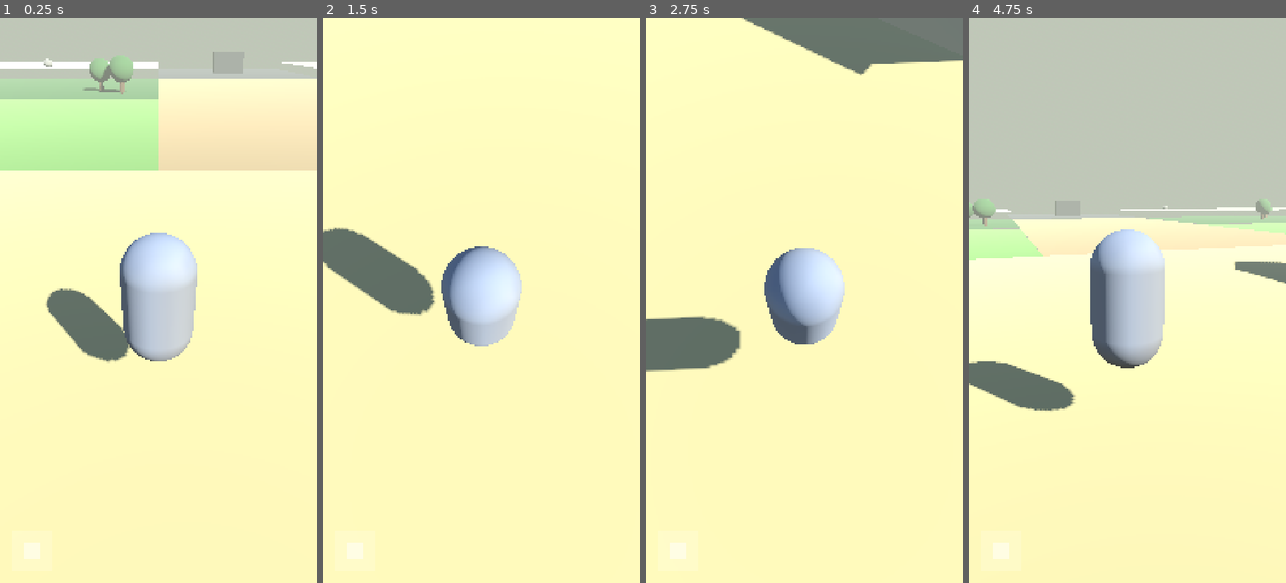
Above: before the commit, frames 1-4 (left to right).
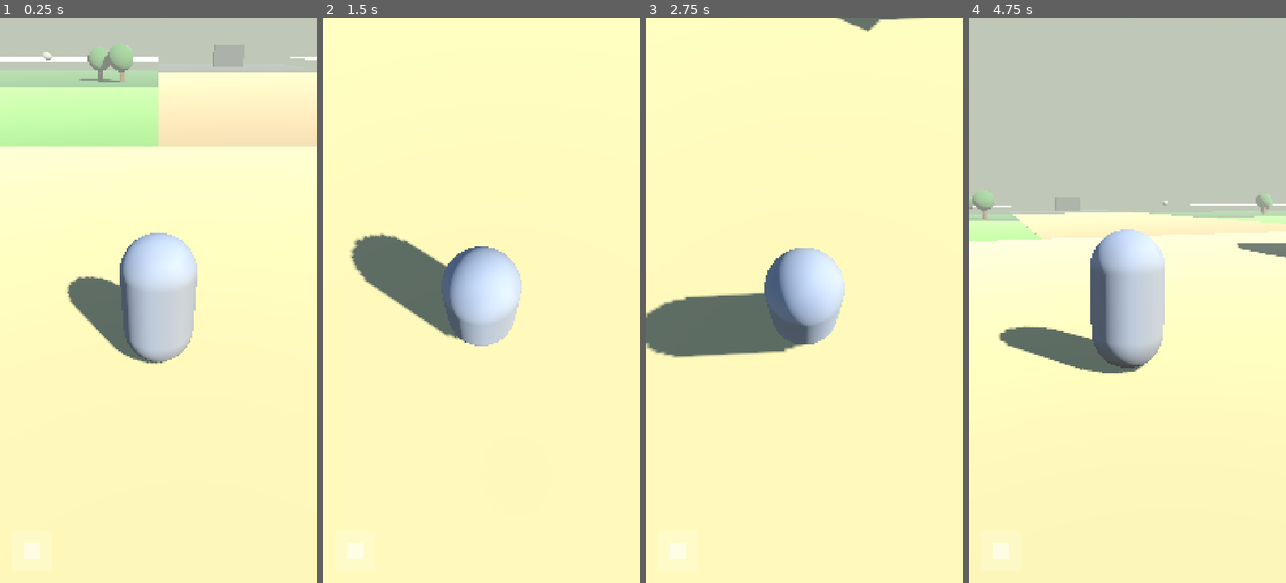
Above: after the commit, the same moments.

Repository: smh8627-jpg/swbins
Game: Godot game, scene res://games/saga_go/world/TestVillage.tscn
The game is run twice, just before and just after one commit, with the same random seed, the same clock (stepped at 60 frames per second) and the same inputs.
Inputs (mouse positions are in pixels of both pictures, inside the frame that each line leads up to):
- Up to frame 1 (0.25 s): no input
- Up to frame 2 (1.5 s): tap Enter at 0.5 s; drag from (354, 549) to (513, 176) at 0.52 s; drag from (418, 328) to (465, 413) at 1.27 s
- Up to frame 3 (2.75 s): tap Space at 2 s; move the mouse to (836, 176) at 2.02 s; hold D (move_right) from 2.03 s (still down); hold Shift (run) from 2.03 s (still down)
- Up to frame 4 (4.75 s): release D (move_right) at 2.75 s; release Shift (run) at 2.75 s; drag from (1111, 413) to (1032, 215) at 2.77 s; tap Enter at 3.5 s; move the mouse to (1222, 385) at 3.52 s; hold A (move_left) 3.53-4.25 s; hold Shift (run) 3.53-4.25 s; drag from (1032, 215) to (1079, 159) at 4.27 s

The runs differ from the first frame. In frame 1, 9.5% of the frame differs, in the area x 0-100%, y 4-62%; in frame 2, 2.6%; in frame 3, 7.5%; in frame 4, 7.9%.

Commit message:
saga-godot — 타일별 충돌 + 건물 벽 (에디터 실기 확인 피드백 반영)
에디터로 직접 열어본 사용자가 "물체가 떠있고 집은 벽이 아니고"라고
지적한 것을 고쳤다:

- terrain_builder.gd: 평평한 박스 하나였던 충돌을 타일마다 만들도록
  바꿨다. 산·강(walkable=false)은 지나갈 수 없는 벽(높이 6)으로, 다리는
  널판 높이에서, 나머지는 제 타일 높이에서 딛는다. 다리 높이는
  BRIDGE_CLEARANCE 상수로 landmarks_builder.gd와 값을 공유한다.
- landmarks_builder.gd: 마을집·굴 입구에 StaticBody3D 벽을 실제로
  붙였다(전엔 그림만 있고 뚫고 지나갔다).
- TestVillage.tscn의 옛 평평한 Ground 노드는 지웠다.

project.godot은 에디터가 프로젝트를 열면서 자체적으로 정리해 다시 쓴
것(주석 문구·키 순서만 바뀜, 중복 렌더러 키 하나 정리)을 그대로 반영.

headless import/quit 세 번 다 exit 0, 에러·경고 없음. 실제로 산이
막히는지·집에 부딪히는지는 다시 에디터로 확인 필요.

Diff:
--- a/saga-godot/games/saga_go/world/TestVillage.tscn
+++ b/saga-godot/games/saga_go/world/TestVillage.tscn
@@ -1,13 +1,10 @@
-[gd_scene load_steps=9 format=3]
+[gd_scene load_steps=8 format=3]
 
 [ext_resource type="Script" path="res://games/saga_go/world/terrain_builder.gd" id="1"]
 [ext_resource type="Script" path="res://games/saga_go/world/landmarks_builder.gd" id="2"]
 [ext_resource type="Script" path="res://games/saga_go/world/vegetation_builder.gd" id="3"]
 [ext_resource type="PackedScene" path="res://games/saga_go/player/Player.tscn" id="4"]
 [ext_resource type="PackedScene" path="res://games/saga_go/ui/MobileHUD.tscn" id="5"]
-
-[sub_resource type="BoxShape3D" id="GroundShape1"]
-size = Vector3(360, 4, 360)
 
 [sub_resource type="ProceduralSkyMaterial" id="SkyMat1"]
 sky_top_color = Color(0.38, 0.55, 0.82, 1)
@@ -46,15 +43,6 @@
 [node name="Vegetation" type="Node3D" parent="."]
 script = ExtResource("3")
 
-[node name="Ground" type="StaticBody3D" parent="."]
-## 평평한 충돌 바닥 한 장 — 시각적 높낮이(산 +2.5 · 강 -1.0)와 정확히 맞진
-## 않는다(알려진 한계, PROJECT_STATE.md 참고). 마을·길·들 정도의 미세한
-## 단차(0~0.2)만 있는 지역이라 지금은 이걸로 충분하다.
-transform = Transform3D(1, 0, 0, 0, 1, 0, 0, 0, 1, 0, -1.9, 0)
-
-[node name="CollisionShape3D" type="CollisionShape3D" parent="Ground"]
-shape = SubResource("GroundShape1")
-
 [node name="ReviewCamera" type="Camera3D" parent="."]
 transform = Transform3D(1, 0, 0, 0, 0.4226, 0.9063, 0, -0.9063, 0.4226, 0, 300, 140)
 current = false
--- a/saga-godot/games/saga_go/world/landmarks_builder.gd
+++ b/saga-godot/games/saga_go/world/landmarks_builder.gd
@@ -23,12 +23,26 @@
 	mi.material_override = mat
 	return mi
 
+## 그림만 있고 부딪히지 않던 것 — 건물마다 이걸로 실제 벽을 붙인다.
+func _solid(size: Vector3, local_pos: Vector3, parent: Node3D) -> void:
+	var body := StaticBody3D.new()
+	body.name = "Collision"
+	body.position = local_pos
+	var cs := CollisionShape3D.new()
+	var box := BoxShape3D.new()
+	box.size = size
+	cs.shape = box
+	body.add_child(cs)
+	parent.add_child(body)
+
 func _add_cave() -> void:
 	var ground: float = TerrainBuilder.LEGEND["C"].height
-	var cave := _box(Vector3(10, 6, 4), Color(0.12, 0.12, 0.14))
+	var size := Vector3(10, 6, 4)
+	var cave := _box(size, Color(0.12, 0.12, 0.14))
 	cave.name = "CaveEntrance"
 	cave.position = TestMap.world_pos(3, 0) + Vector3(0, ground + 3, 0)
 	add_child(cave)
+	_solid(size, cave.position, self)
 
 func _add_village() -> void:
 	var ground: float = TerrainBuilder.LEGEND["H"].height
@@ -38,9 +52,11 @@
 		house.position = TestMap.world_pos(gx, 3) + Vector3(0, ground, 0)
 		add_child(house)
 
-		var body := _box(Vector3(10, 4, 10), Color(0.85, 0.78, 0.6))
+		var body_size := Vector3(10, 4, 10)
+		var body := _box(body_size, Color(0.85, 0.78, 0.6))
 		body.position = Vector3(0, 2, 0)
 		house.add_child(body)
+		_solid(body_size, body.position, house)
 
 		var roof := MeshInstance3D.new()
 		var roof_mesh := PrismMesh.new()
@@ -74,8 +90,10 @@
 func _add_bridge() -> void:
 	## 다리 밑은 강바닥(height -1.0)이고 그 위에 수면(-0.45)이 떠 있다
 	## (terrain_builder.gd _build_water 참고) — 널판은 수면보다 확실히 위에 놓는다.
+	## 충돌은 terrain_builder.gd의 "B" 타일이 이미 같은 높이(BRIDGE_CLEARANCE)에
+	## 놓아 두므로 여기서 따로 만들지 않는다 — 두 파일이 각자 만들면 겹친다.
 	var bed: float = TerrainBuilder.LEGEND["B"].height
 	var plank := _box(Vector3(6, 0.6, 44), Color(0.42, 0.3, 0.18))
 	plank.name = "Bridge"
-	plank.position = TestMap.world_pos(3, 5) + Vector3(0, bed + 2.0, 0)
+	plank.position = TestMap.world_pos(3, 5) + Vector3(0, bed + TerrainBuilder.BRIDGE_CLEARANCE, 0)
 	add_child(plank)
--- a/saga-godot/games/saga_go/world/terrain_builder.gd
+++ b/saga-godot/games/saga_go/world/terrain_builder.gd
@@ -24,9 +24,17 @@
 
 const WATER_HEIGHT_ABOVE_BED := 0.55
 
+## 다리 널판이 강바닥 위로 뜨는 높이. landmarks_builder.gd의 다리도
+## 이 상수를 그대로 가져다 쓴다 — 두 파일이 각자 값을 정하면 어긋난다.
+const BRIDGE_CLEARANCE := 2.0
+
+## 산·강을 막는 벽의 높이(둘 다 walkable=false — 다리로만 강을 건넌다).
+const BLOCK_HEIGHT := 6.0
+
 func _ready() -> void:
 	_build()
 	_build_water()
+	_build_collision()
 
 func _build() -> void:
 	var rows := TestMap.ROWS
@@ -109,3 +117,39 @@
 
 	for i in positions.size():
 		mm.set_instance_transform(i, Transform3D(Basis(), positions[i]))
+
+## 타일마다 실제 충돌체를 놓는다 — 하나짜리 평평한 바닥 대신, 산·강은 막힌
+## 벽으로, 다리는 널판 높이에서, 나머지는 제 타일 높이에서 딛는다.
+## (전에는 완전 평면 바닥 하나뿐이라 산이 허공에 뜬 것처럼 보였다.)
+func _build_collision() -> void:
+	var rows := TestMap.ROWS
+	var body := StaticBody3D.new()
+	body.name = "TerrainCollision"
+	add_child(body)
+
+	for y in rows.size():
+		var row: String = rows[y]
+		for x in row.length():
+			var ch: String = row[x]
+			if not LEGEND.has(ch):
+				continue
+			var info: Dictionary = LEGEND[ch]
+			var pos := TestMap.world_pos(x, y)
+			var cs := CollisionShape3D.new()
+			var box := BoxShape3D.new()
+
+			if ch == "^" or ch == "~":
+				box.size = Vector3(TestMap.TILE_SIZE, BLOCK_HEIGHT, TestMap.TILE_SIZE)
+				cs.shape = box
+				cs.position = pos + Vector3(0, info.height, 0)
+			elif ch == "B":
+				var bridge_top: float = info.height + BRIDGE_CLEARANCE
+				box.size = Vector3(TestMap.TILE_SIZE, 0.6, TestMap.TILE_SIZE)
+				cs.shape = box
+				cs.position = pos + Vector3(0, bridge_top, 0)
+			else:
+				box.size = Vector3(TestMap.TILE_SIZE, 1.0, TestMap.TILE_SIZE)
+				cs.shape = box
+				cs.position = pos + Vector3(0, info.height - 0.5, 0)
+
+			body.add_child(cs)
--- a/saga-godot/project.godot
+++ b/saga-godot/project.godot
@@ -1,7 +1,8 @@
 ; Engine configuration file.
-; 이 파일의 setting is generally identical to hand what a Godot editor's Project Settings dialog would write.
+; It's best edited using the editor UI and not directly,
+; since the parameters that go here are not all obvious.
 ;
-; format:
+; Format:
 ;   [section] ; section goes between []
 ;   param=value ; assign values to parameters
 
@@ -10,16 +11,16 @@
 [application]
 
 config/name="SAGA"
+run/main_scene="res://games/saga_go/world/TestVillage.tscn"
 config/features=PackedStringArray("4.7", "Mobile")
-run/main_scene="res://games/saga_go/world/TestVillage.tscn"
 
 [display]
 
 window/size/viewport_width=1080
 window/size/viewport_height=1920
-window/handheld/orientation="sensor"
 window/stretch/mode="canvas_items"
 window/stretch/aspect="expand"
+window/handheld/orientation="sensor"
 
 [input]
 
@@ -56,4 +57,3 @@
 [rendering]
 
 renderer/rendering_method="mobile"
-renderer/rendering_method.mobile="mobile"
Not shown, changed: saga-godot/docs/PROJECT_STATE.md
